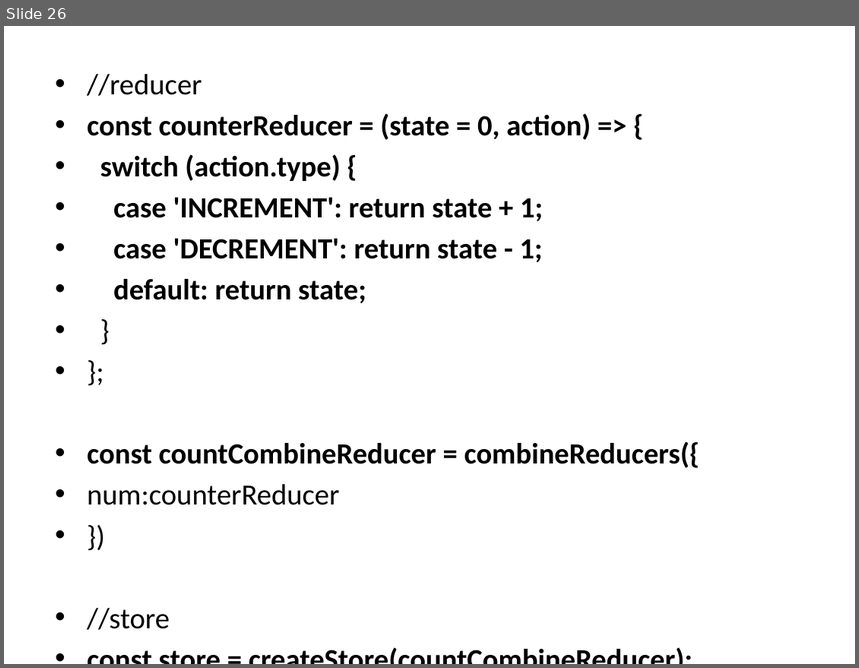
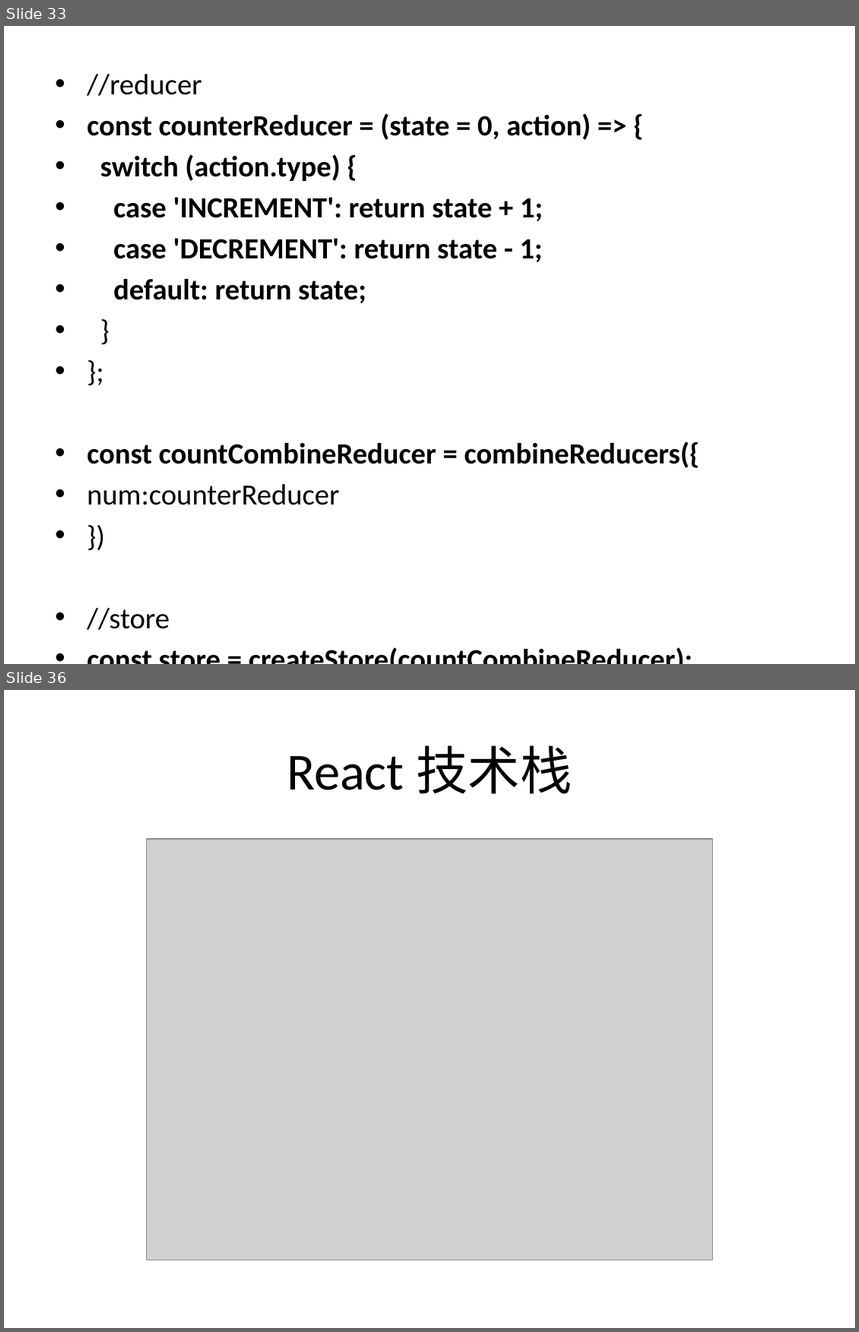
Before and after one commit to zl86790/ReduxSample, a slide deck: Redux.pptx. Shown one above the other, each under a label of ours: slide 26 before the commit, slides 33 and 36 after it; the slides between them are not shown. The pictures are 859x668 and 859x1332 pixels, drawn with LibreOffice and Linux fonts; fonts in the diff are those of the drawing; grey boxes stand for pictures. Boxes give left, top, right and bottom in pixels: in the first picture for what was removed or moved away, otherwise in the second. Text is boxed around its words. In the diff, an @@ line names an element or a change of style, - is before the commit and + after.

```diff
--- a/Redux.pptx
+++ b/Redux.pptx
@@ slide 36 added at [4,690,855,1328], background #FFFFFF @@
@@ title added at [287,745,572,794], 44 pt, text #000000 @@
+React 技术栈
@@ picture added at [146,839,712,1260] @@
@@ what was slide 26 is now slide 33 @@
```
Also in this commit, not shown: 11 other slides added, 3 slides removed.
